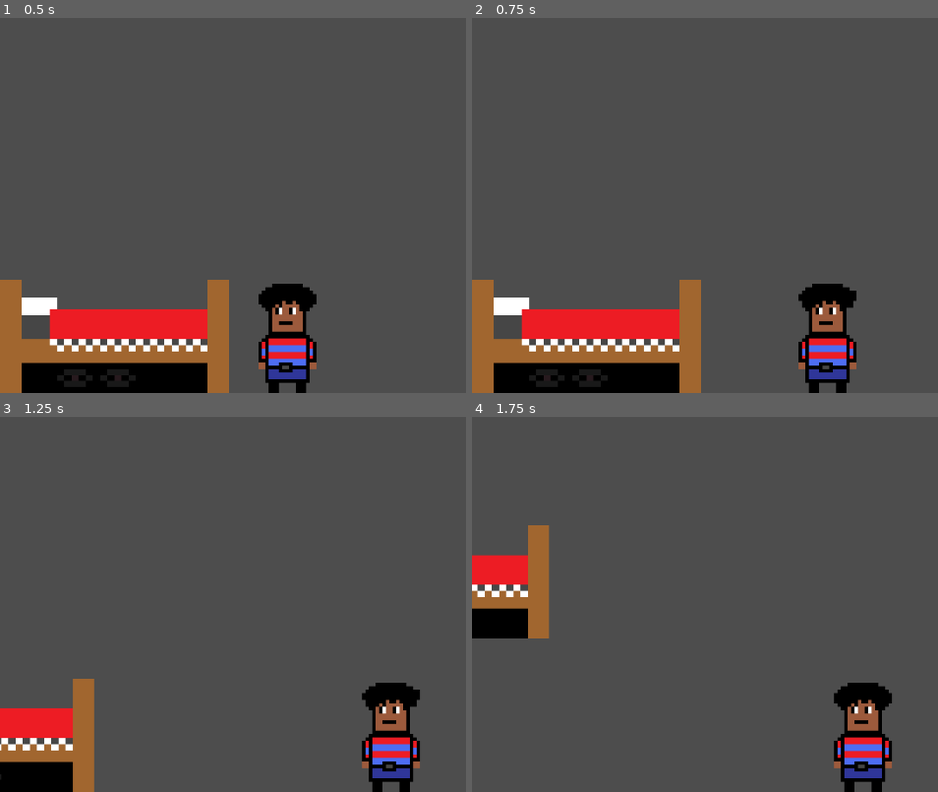
Above: before the commit, frames 1-4 (two rows, left to right).
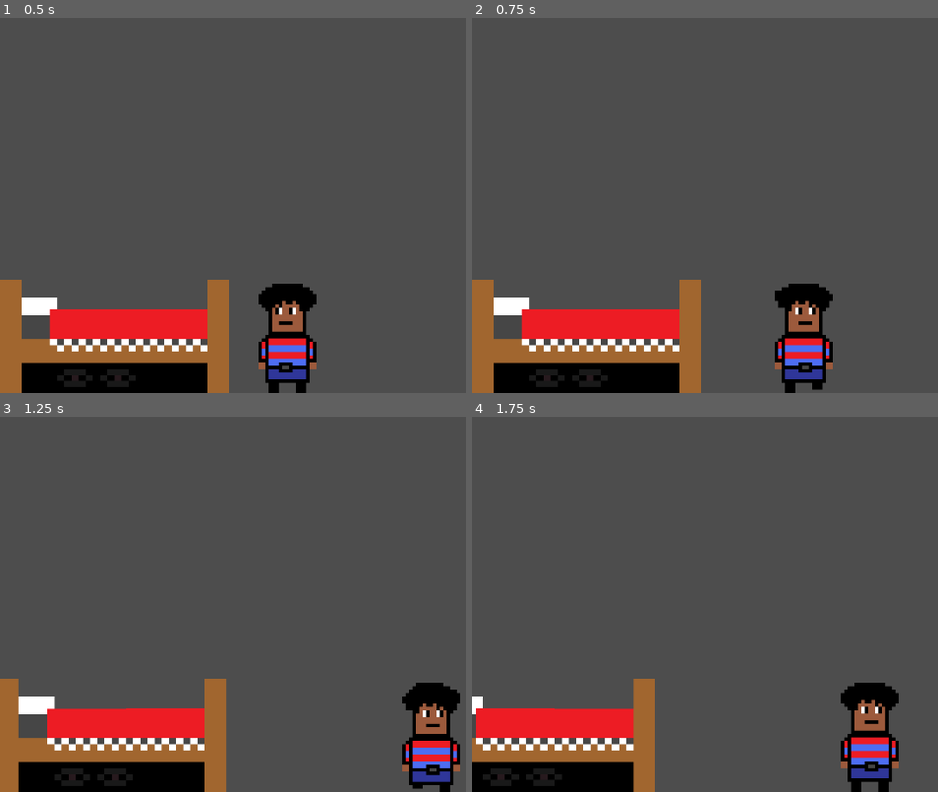
Above: after the commit, the same moments.

Repository: Azrex1/Godot-School_Project
Game: Godot game, scene res://Bedroom.tscn
Same seed, same stepped clock (60 frames per second), same inputs: the game is played once before the commit and once after it.
Inputs:
- Up to frame 1 (0.5 s): no input
- Up to frame 2 (0.75 s): hold D (Right) from 0.53 s (still down)
- Up to frame 3 (1.25 s): keep holding D (Right)
- Up to frame 4 (1.75 s): release D (Right) at 1.28 s; hold S (Down) from 1.28 s (still down)

Frame 1 is identical in both runs. In frame 2, 3.5% of the frame differs, in the area x 64-83%, y 70-100%; in frame 3, 15%, in the area x 0-99%, y 69-100%; in frame 4, 14%.

Commit message:
Finished animations

Diff:
--- a/Main_Player.tscn
+++ b/Main_Player.tscn
@@ -62,7 +62,7 @@
 "texture": SubResource("AtlasTexture_302w4")
 }],
 "loop": true,
-"name": &"Walking_Left",
+"name": &"Walking",
 "speed": 5.0
 }]
 
@@ -76,13 +76,13 @@
 position = Vector2(0, -32)
 scale = Vector2(5, 5)
 sprite_frames = SubResource("SpriteFrames_d4q7i")
-animation = &"Walking_Left"
+animation = &"Walking"
 autoplay = "Idle"
-frame_progress = 0.599233
 
 [node name="Camera2D" type="Camera2D" parent="."]
 position = Vector2(0, -276)
 limit_left = 0
+position_smoothing_enabled = true
 
 [node name="CollisionShape2D" type="CollisionShape2D" parent="."]
 position = Vector2(-2, -33.5)
--- a/main_player.gd
+++ b/main_player.gd
@@ -1,13 +1,20 @@
 extends CharacterBody2D
-
+@onready var animated_sprite = $AnimatedSprite2D
 
 const SPEED = 500
+var Horizintal_Movment
+func _physics_process(delta):
+	Horizintal_Movment = Input.get_axis("Left","Right")
+	velocity.x = 300 * Horizintal_Movment
+	move_and_slide()
+	handle_movment_animations()
 
-func get_input():
-	var input_direction = Input.get_vector("Left","Right","Up","Down")
-	velocity = input_direction * SPEED
-
-func _physics_process(delta):
-	get_input()
-	move_and_slide()
-	velocity.x
+func handle_movment_animations():
+	if Horizintal_Movment == 0:
+		animated_sprite.play("Idle")
+	if Horizintal_Movment == 1:
+		animated_sprite.play("Walking")
+		animated_sprite.flip_h = true
+	if Horizintal_Movment == -1:
+		animated_sprite.play("Walking")
+		animated_sprite.flip_h = false
